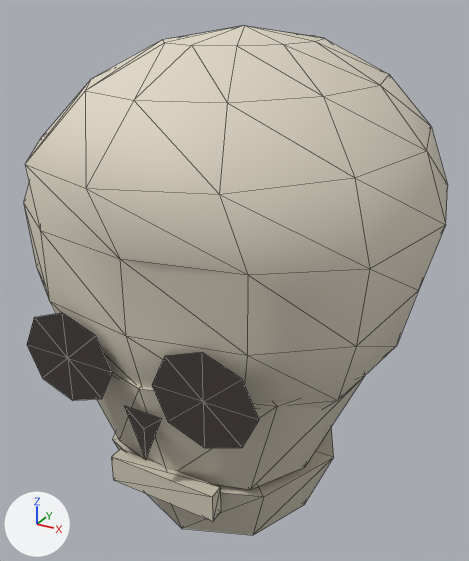
The glTF model public/pit/props/skull.glb: old version first, new version second.
The view is the same before and after, from a 50 mm lens placed at (1.029, -1.994, 0.923), pointed at (-0.041, -0.048, -0.05). Lighting does not change. The marker at lower left points along +X, +Y and +Z. The older version comes first. Mesh edges are drawn as thin lines. Vertices at exactly the same position are counted once.

Script lines for the objects in view, before the commit:
```python
me_skull = bpy.data.meshes.new('skull')
me_skull.from_pydata(...)  # 169 vertices, 287 faces; spans x -0.69..0.69, y -0.85..0.85, z -0.84..0.84
me_skull.materials.append(mat_skull_bone)
ob_skull = bpy.data.objects.new('skull', me_skull)
ob_skull.location = (0.0, 0.0, 0.0)
```
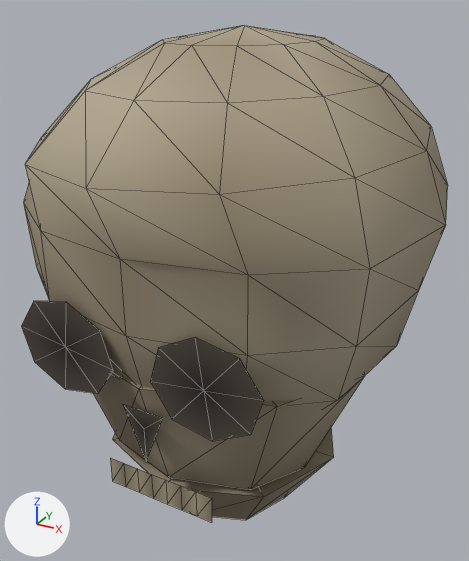
The change, as JSON lines over the scene's bpy script:
```json
{"block": "me_skull", "where": "# used by ob_skull; location = (0.0, 0.0, 0.0)"}
{"op": "remove", "block": "me_skull", "code": "me_skull.from_pydata(...)  # 169 vertices, 287 faces; spans x -0.69..0.69, y -0.85..0.85, z -0.84..0.84"}
{"op": "add", "block": "me_skull", "code": "me_skull.from_pydata(...)  # 177 vertices, 289 faces; spans x -0.69..0.69, y -0.85..0.85, z -0.84..0.84"}
{"block": "me_skull", "change": "me_skull part 1: the loose piece of 9 vertices spanning x -0.41..-0.07, y -0.73, z -0.24..0.07 is turned -8.6 degrees about the y axis through its middle and scaled by 1.05, then moved by (0.48, 0.0, 0.04)"}
{"block": "me_skull", "change": "me_skull part 2"}
{"block": "me_skull", "change": "10 vertices are removed from x -0.2..0.41, y -0.73..-0.58, z -0.62..0.07"}
{"block": "me_skull", "change": "20 faces are deleted"}
{"block": "me_skull", "change": "14 vertices move from x -0.34..0.36, y -0.73..0.13, z -0.84..-0.19 to x -0.27..0.26, y -0.73..0.05, z -0.84..-0.08"}
{"block": "me_skull", "change": "12 vertices are added at x -0.42..0.14, y -0.73..-0.63, z -0.62..0.11"}
{"block": "me_skull", "change": "6 new vertices lie (0.0, 0.0, 0.11) away from vertices in x -0.14..0.14, y -0.63, z -0.62"}
{"block": "me_skull", "change": "22 new faces join them"}
{"block": "me_skull", "change": "me_skull part 3: 256 kept faces spanning x -0.69..0.69, y -0.85..0.85, z -0.84..0.84 get new vertex colours"}
```

Boxes (x1, y1, x2, y2) around the edits, measured in the pictures (469 x 561 px; the box of a moved part takes in the faces that stretch with it):
```json
{"object": "skull", "change": "reshaped", "before": [24, 26, 448, 535], "after": [21, 26, 448, 522]}
{"part": 1, "of": "me_skull", "change": "moved or reshaped", "before": [27, 313, 112, 400], "after": [150, 337, 263, 441]}
{"part": 2, "of": "me_skull", "change": "moved or reshaped", "before": [111, 352, 333, 535], "after": [21, 301, 332, 522]}
{"part": 3, "of": "me_skull", "change": "recoloured", "before": [24, 26, 448, 535], "after": [24, 26, 448, 520], "on screen": "grey to brown"}
```
